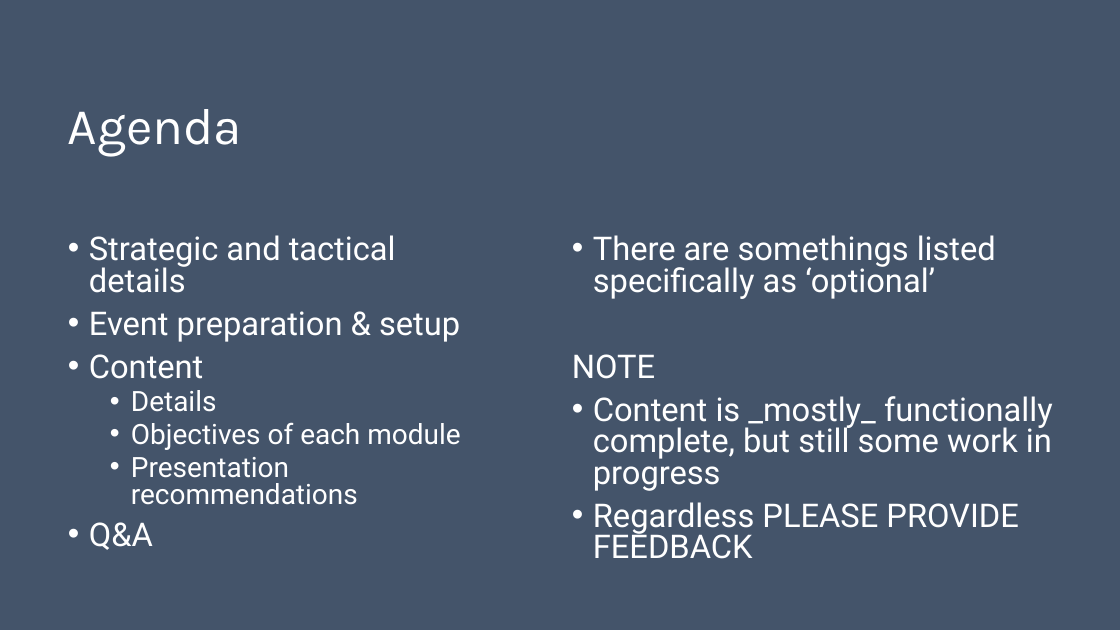
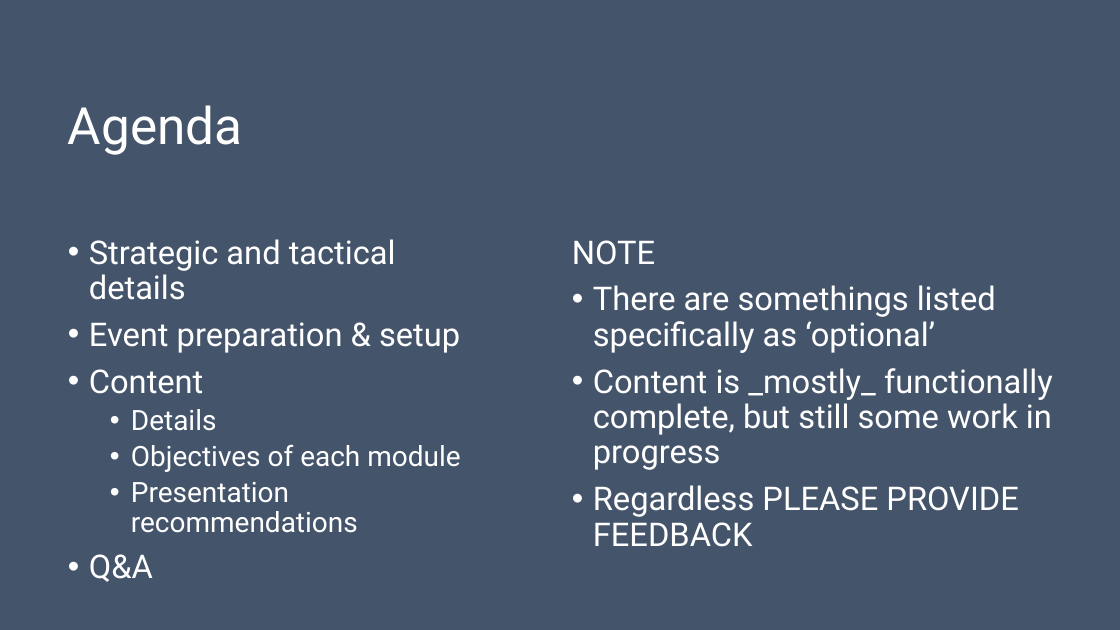
Before and after one commit to evangelism/WinDevWorkshop, a slide deck: slide 2 of 10.08.15.Train the Trainer.pptx. Drawn at 1120x630 pixels with LibreOffice and Linux fonts; fonts in the diff are those of the drawing. Boxes give left, top, right and bottom in pixels: in the first picture for what was removed or moved away, otherwise in the second. Text is boxed around its words. In the diff, an @@ line names an element or a change of style, - is before the commit and + after.

```diff
--- a/10.08.15.Train the Trainer.pptx
+++ b/10.08.15.Train the Trainer.pptx
@@ title "Agenda" at <box>68,105,243,155</box>: font Karla to Roboto @@
@@ text "Strategic and tactical details" at <box>89,239,460,582</box>: line spacing 0.8 to 0.9 @@
@@ text at <box>572,240,655,265</box>: paragraph added @@
+NOTE
@@ text at <box>593,285,1053,547</box>: line spacing 0.8 to 0.9 @@
@@ text at <box>572,354,655,379</box>: paragraph removed @@
-NOTE
```
Also in this commit, not shown: 16 other slides changed.
